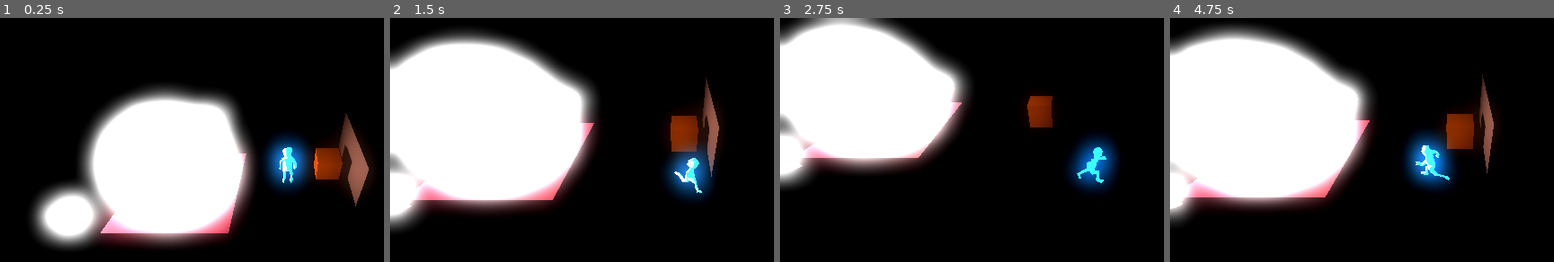
Above: before the commit, frames 1-4 (left to right).
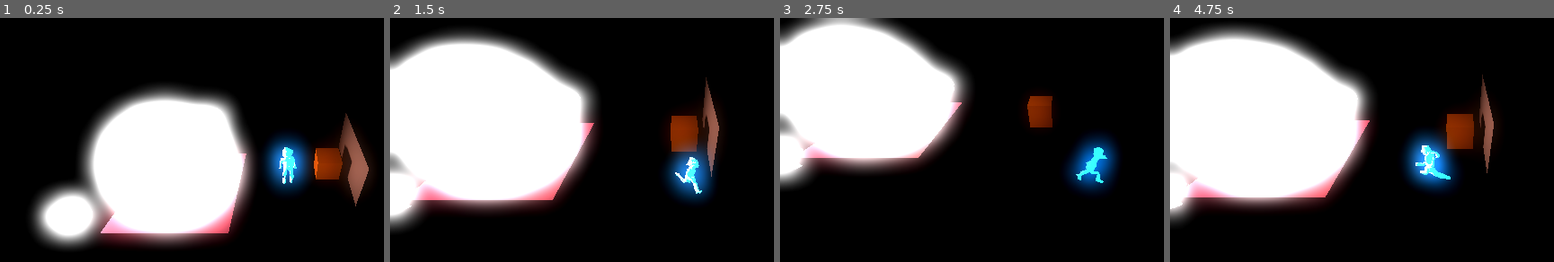
Above: after the commit, the same moments.

Repository: Boyquotes/TheGhost
Game: Godot game, scene res://scenes/base_level.tscn
The game is run twice, just before and just after one commit, with the same random seed, the same clock (stepped at 60 frames per second) and the same inputs.
Inputs:
- Up to frame 1 (0.25 s): no input
- Up to frame 2 (1.5 s): hold Right (ui_right) 0.53-1.28 s; hold Down (ui_down) from 1.28 s (still down)
- Up to frame 3 (2.75 s): release Down (ui_down) at 2.03 s; hold Right (ui_right) from 2.03 s (still down)
- Up to frame 4 (4.75 s): release Right (ui_right) at 2.78 s; hold Up (ui_up) 2.78-3.53 s; hold Left (ui_left) from 3.53 s (still down)

The runs differ from the first frame. In frame 1, 0.2% of the frame differs, in the area x 72-78%, y 52-69%; in frame 2, 0.4%; in frame 3, 0.1%; in frame 4, 0.6%, in the area x 63-74%, y 52-69%.
Error in both runs: Trying to assign an array of type "Array[Node3D]" to a variable of type "Array[RigidBody3D]". (res://scripts/PlayerBody.gd:17)

Commit message:
2022/10/10 17:24

Diff:
--- a/materials/test.gdshader
+++ b/materials/test.gdshader
@@ -3,9 +3,9 @@
 
 
 void vertex() {
-	VERTEX.y += sin(TIME * 20.0 + VERTEX.x * 15.0) * 0.04;
-	VERTEX.x += sin(TIME * 10.0 + VERTEX.y * 40.0) * 0.04;
-	VERTEX.z += sin(TIME * 30.0 + VERTEX.y * 30.0) * 0.04;
+	VERTEX.y += sin(TIME * 10.0 + VERTEX.x * 15.0) * 0.08;
+	VERTEX.x += sin(TIME * 5.0 + VERTEX.y * 40.0) * 0.08;
+	VERTEX.z += sin(TIME * 15.0 + VERTEX.y * 30.0) * 0.08;
 }
 
 void fragment() {
--- a/scenes/node_3d.tscn
+++ b/scenes/node_3d.tscn
@@ -2,11 +2,12 @@
 
 [ext_resource type="Shader" path="res://materials/test.gdshader" id="1_8j6rg"]
 
-[sub_resource type="ShaderMaterial" id="ShaderMaterial_5b6da"]
+[sub_resource type="ShaderMaterial" id="ShaderMaterial_x1l5w"]
 render_priority = 0
 shader = ExtResource("1_8j6rg")
 
 [node name="Node3d" type="Node3D"]
 
-[node name="CsgBox3d" type="CSGBox3D" parent="."]
-material = SubResource("ShaderMaterial_5b6da")
+[node name="CsgSphere3d" type="CSGSphere3D" parent="."]
+radial_segments = 20
+material = SubResource("ShaderMaterial_x1l5w")
